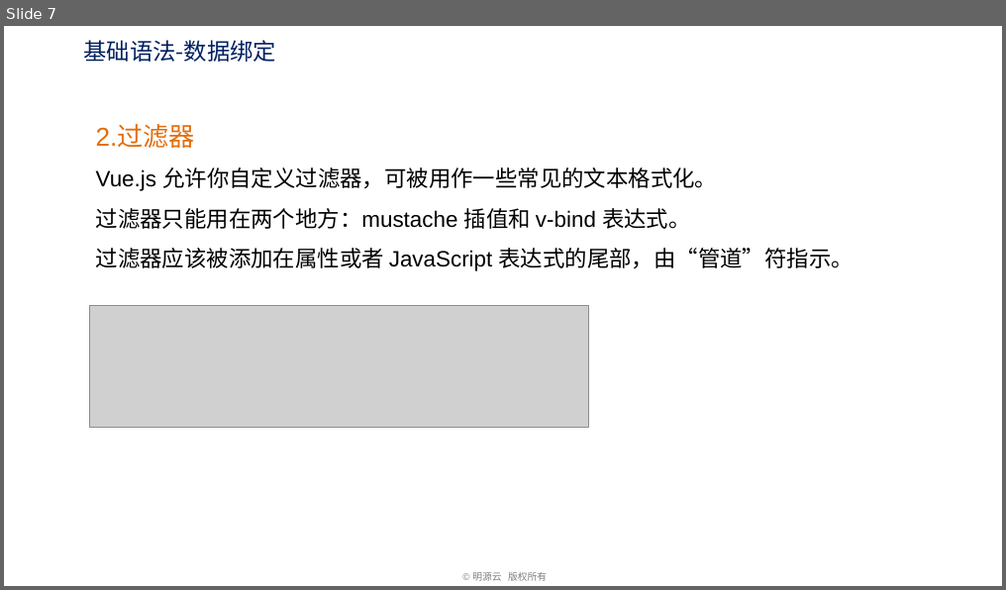
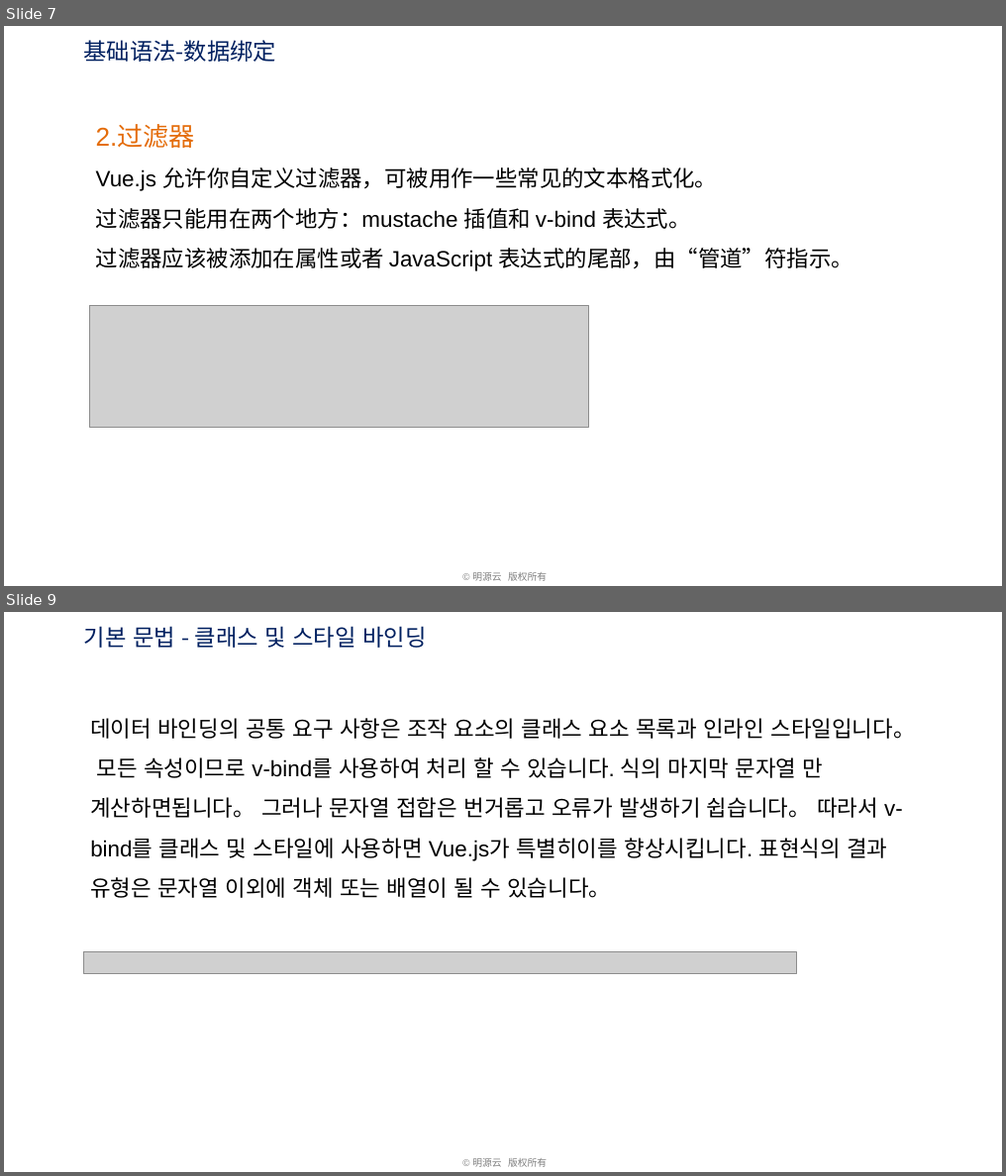
Before and after one commit to freelife1191/front_sample, a slide deck: learn/vue-how-to-learn/lesson/1.vue 기초/VUE 기본 사항.pptx. Shown one above the other, each under a label of ours: slide 7 before the commit, slides 7 and 9 after it; the slides between them are not shown. The pictures are 1006x590 and 1006x1176 pixels, drawn with LibreOffice and Linux fonts; fonts in the diff are those of the drawing; grey boxes stand for pictures; background and template pictures are left out. Boxes give left, top, right and bottom in pixels: in the first picture for what was removed or moved away, otherwise in the second. Text is boxed around its words. In the diff, an @@ line names an element or a change of style, - is before the commit and + after.

```diff
--- a/learn/vue-how-to-learn/lesson/1.vue 기초/VUE 기본 사항.pptx
+++ b/learn/vue-how-to-learn/lesson/1.vue 기초/VUE 기본 사항.pptx
@@ slide 9 added at bbox=[4, 612, 1002, 1172], background #FFFFFF; not listed: 1 template element that a slide beside it also shows @@
@@ text added at bbox=[84, 626, 426, 648], 25 pt, text #002060 @@
+기본 문법 - 클래스 및 스타일 바인딩
@@ text added at bbox=[90, 718, 915, 898], 24 pt, text #000000 @@
+데이터 바인딩의 공통 요구 사항은 조작 요소의 클래스 요소 목록과 인라인 스타일입니다。 모든 속성이므로 v-bind를 사용하여 처리 할 수 있습니다. 식의 마지막 문자열 만 계산하면됩니다。 그러나 문자열 접합은 번거롭고 오류가 발생하기 쉽습니다。 따라서 v-bind를 클래스 및 스타일에 사용하면 Vue.js가 특별히이를 향상시킵니다. 표현식의 결과 유형은 문자열 이외에 객체 또는 배열이 될 수 있습니다。
@@ picture added at bbox=[84, 952, 796, 974] @@
```
Also in this commit, not shown: 1 slide changed, 9 other slides added, 10 slides removed, 2 other files.
